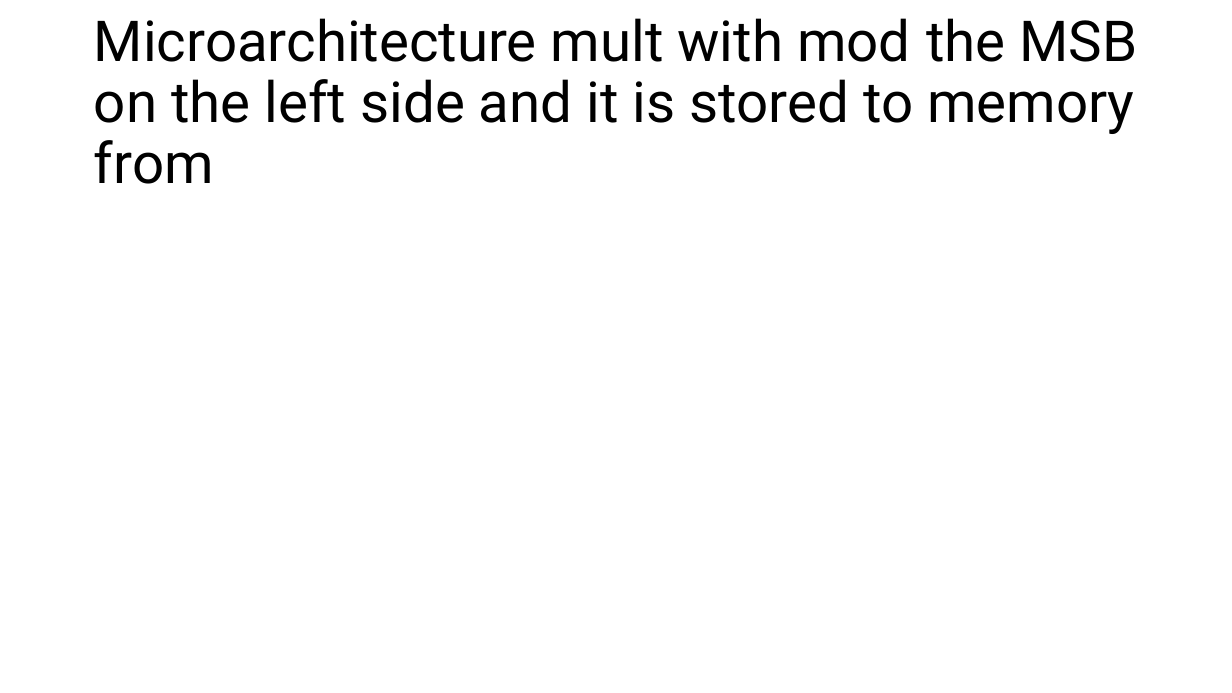
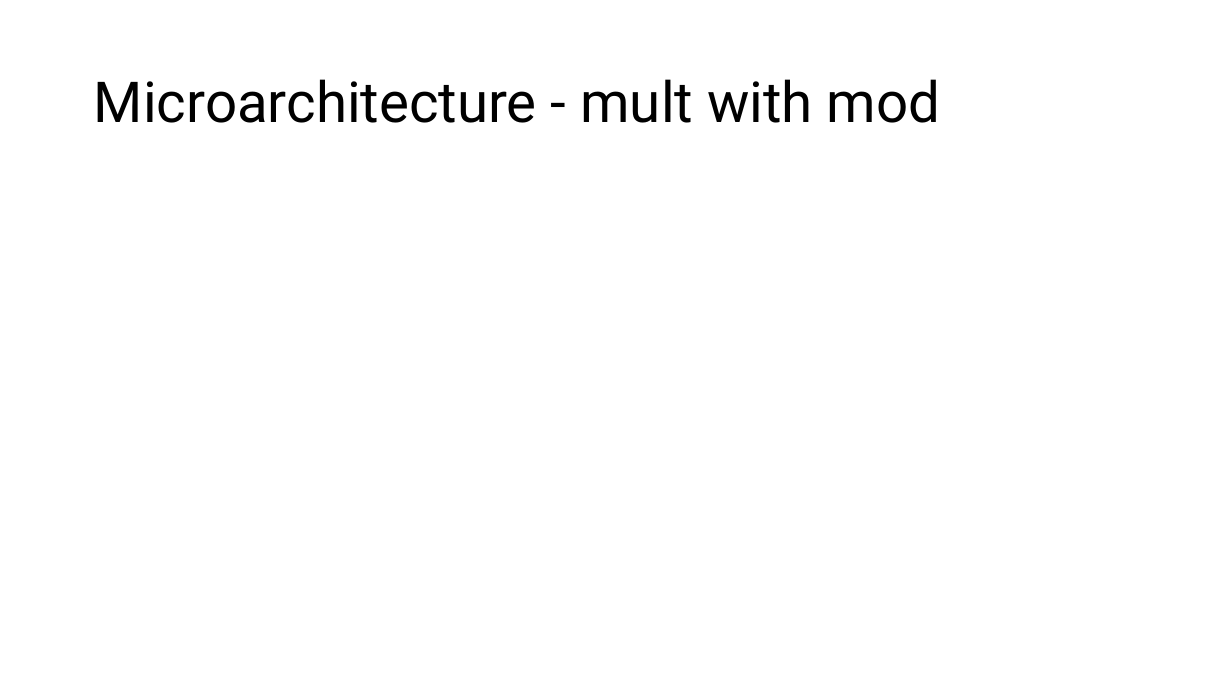
Before and after one commit to Lorangs/TFE4141_Digital_Design_1, a slide deck: slide 4 of TermProject/Microarchitecture_presentation.pptx. Drawn at 1232x693 pixels with LibreOffice and Linux fonts; fonts in the diff are those of the drawing. Boxes give left, top, right and bottom in pixels: in the first picture for what was removed or moved away, otherwise in the second. Text is boxed around its words. In the diff, an @@ line names an element or a change of style, - is before the commit and + after.

Commit message:
fixed some typos

```diff
--- a/TermProject/Microarchitecture_presentation.pptx
+++ b/TermProject/Microarchitecture_presentation.pptx
@@ title at bbox=[94, 79, 940, 123]: text changed @@
-Microarchitecture mult with mod the MSB on the left side and it is stored to memory from
+Microarchitecture - mult with mod
```
Also in this commit, not shown: 1 other slide changed, 1 slide added, 1 slide removed.
